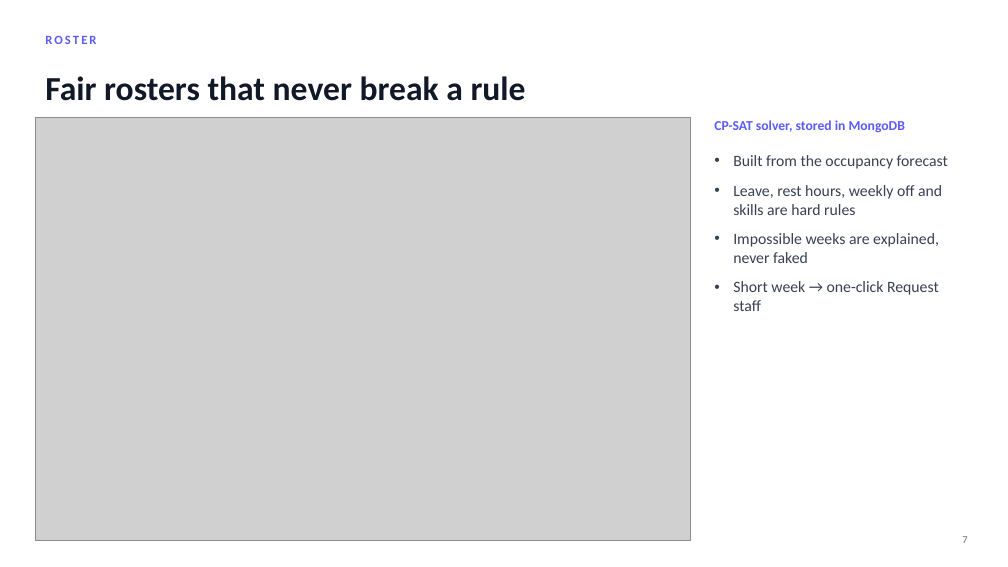
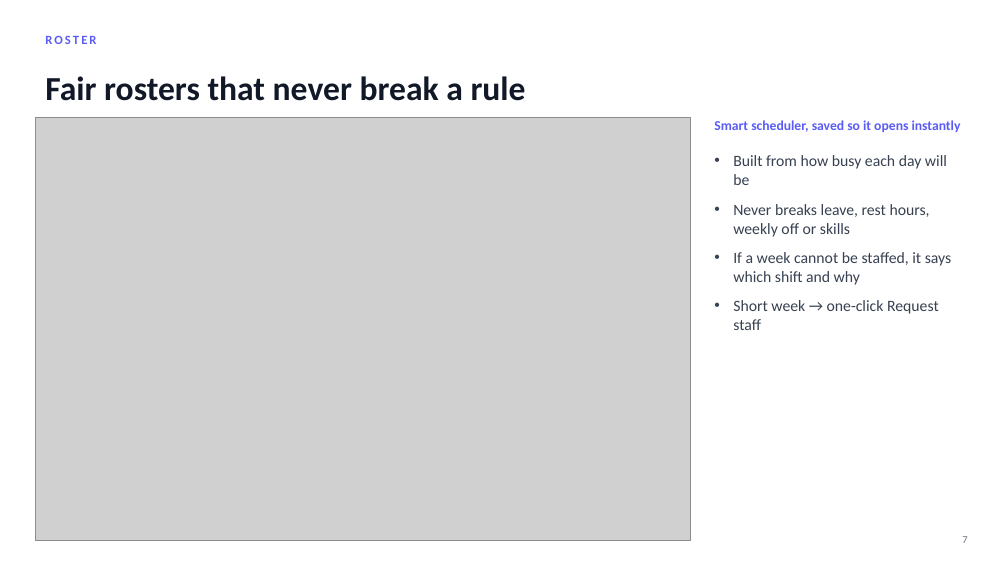
Before and after one commit to Ashu-Stark/Hospitality-, a slide deck: slide 7 of docs/HOI_Progress_Update.pptx. Drawn at 1008x567 pixels with LibreOffice and Linux fonts; fonts in the diff are those of the drawing; grey boxes stand for pictures; background and template pictures are left out. Boxes give left, top, right and bottom in pixels: in the first picture for what was removed or moved away, otherwise in the second. Text is boxed around its words. In the diff, an @@ line names an element or a change of style, - is before the commit and + after.

```diff
--- a/docs/HOI_Progress_Update.pptx
+++ b/docs/HOI_Progress_Update.pptx
@@ text at <box>714,120,961,132</box>: text changed @@
-CP-SAT solver, stored in MongoDB
+Smart scheduler, saved so it opens instantly
@@ text at <box>733,155,952,285</box>: text changed @@
-• Built from the occupancy forecast
-• Leave, rest hours, weekly off and skills are hard rules
-• Impossible weeks are explained, never faked
+• Built from how busy each day will be
+• Never breaks leave, rest hours, weekly off or skills
+• If a week cannot be staffed, it says which shift and why
```
Also in this commit, not shown: 8 other slides changed.
